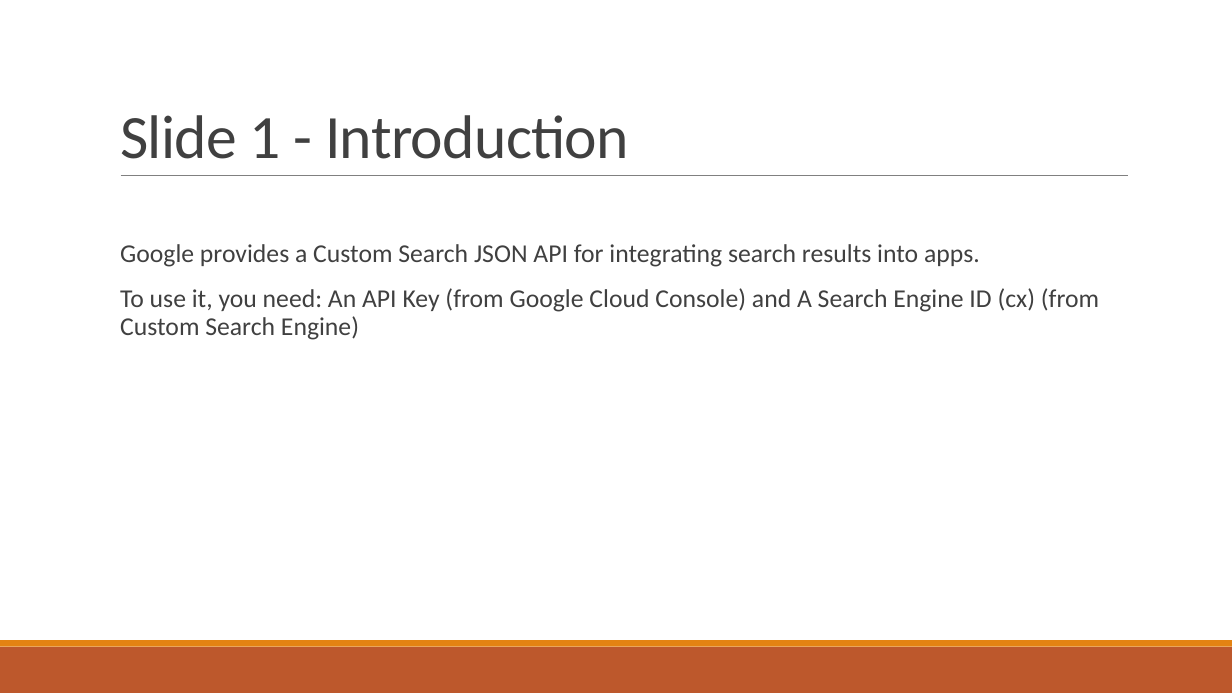
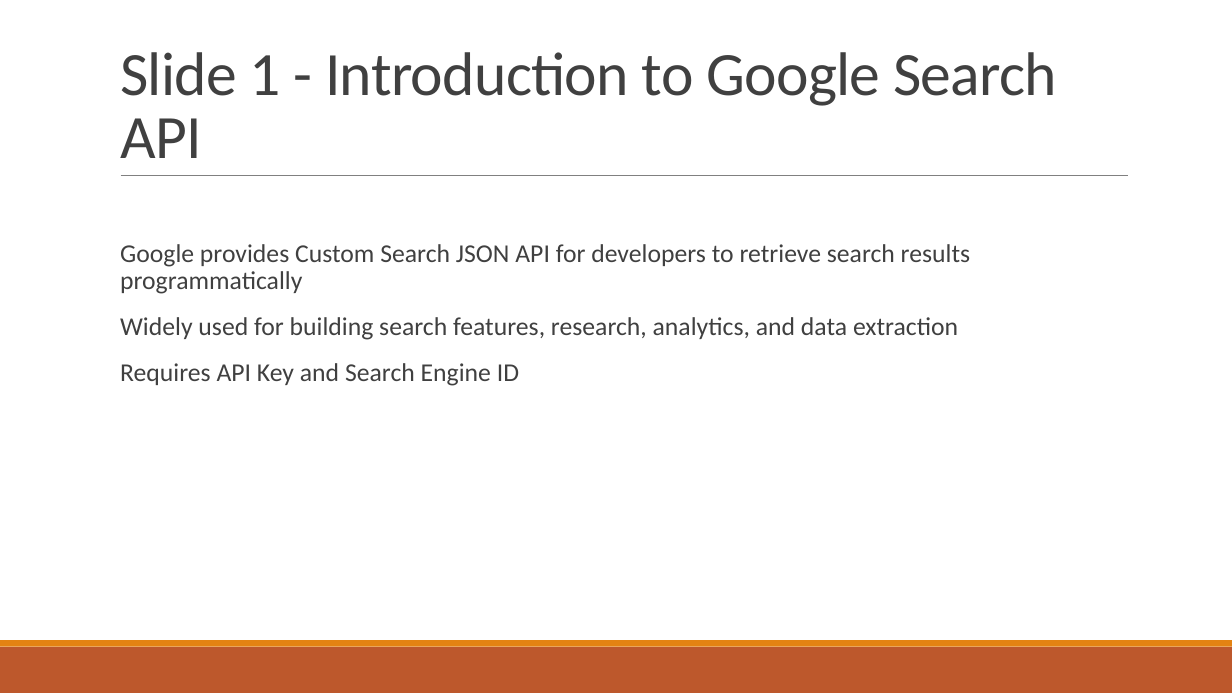
Before and after one commit to tunafishhyyyy/AutoPPTGenerator, a slide deck: slide 1 of generated/generated_Presentation1.pptx. Drawn at 1232x693 pixels with LibreOffice and Linux fonts; fonts in the diff are those of the drawing. Boxes give left, top, right and bottom in pixels: in the first picture for what was removed or moved away, otherwise in the second. Text is boxed around its words. In the diff, an @@ line names an element or a change of style, - is before the commit and + after.

```diff
--- a/generated/generated_Presentation1.pptx
+++ b/generated/generated_Presentation1.pptx
@@ title at (x1=120, y1=52, x2=1057, y2=158): text changed @@
-Slide 1 - Introduction
+Slide 1 - Introduction to Google Search API
@@ text at (x1=120, y1=244, x2=970, y2=386): text changed @@
-  Google provides a Custom Search JSON API for integrating search results into apps.
-  To use it, you need: An API Key (from Google Cloud Console) and A Search Engine ID (cx) (from Custom Search Engine)
+  Google provides Custom Search JSON API for developers to retrieve search results programmatically
+  Widely used for building search features, research, analytics, and data extraction
+  Requires API Key and Search Engine ID
```
Also in this commit, not shown: 2 other slides changed, 3 other files.
